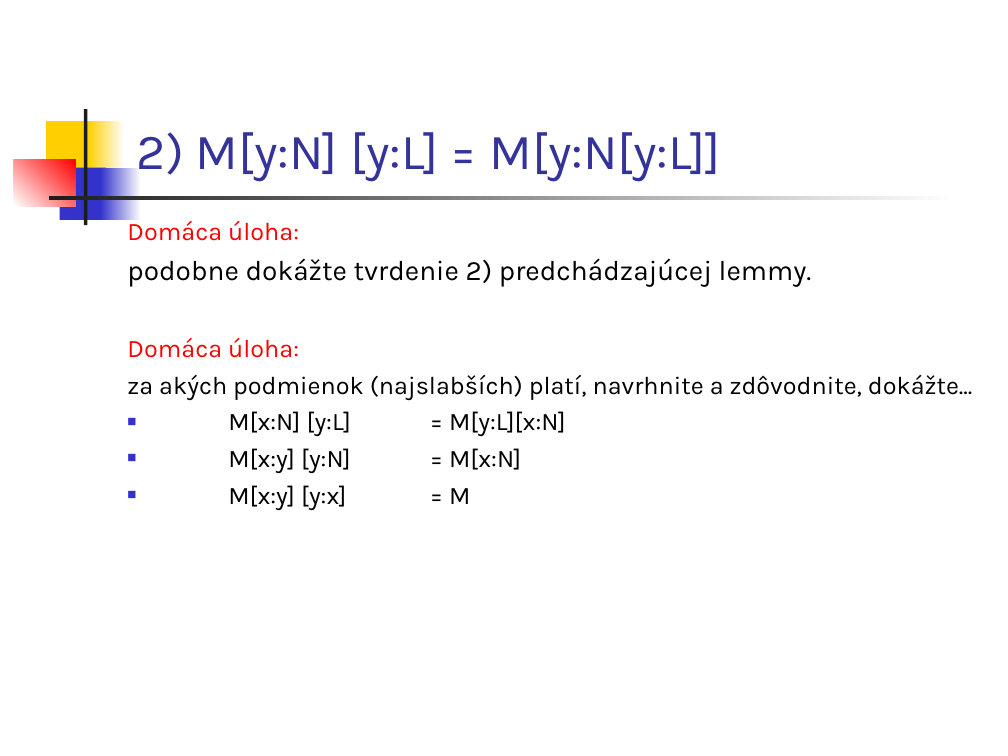
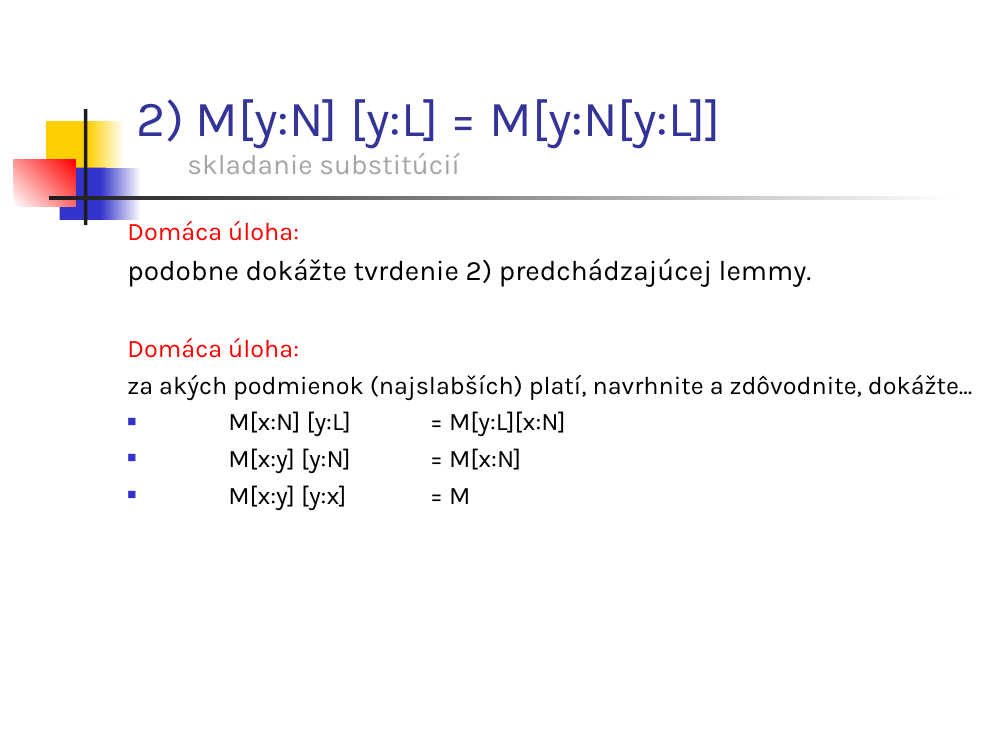
Before and after one commit to Funkcionalne/Prednasky, a slide deck: slide 20 of 05/05_fpro.ppt (slide 18 before the commit). Drawn at 1008x756 pixels with LibreOffice and Linux fonts; fonts in the diff are those of the drawing. Boxes give left, top, right and bottom in pixels: in the first picture for what was removed or moved away, otherwise in the second. Text is boxed around its words. In the diff, an @@ line names an element or a change of style, - is before the commit and + after.

```diff
--- a/05/05_fpro.ppt
+++ b/05/05_fpro.ppt
@@ title at [137, 99, 720, 174]: text changed @@
-2) M[y:N] [y:L] = M[y:N[y:L]]
+2) M[y:N] [y:L] = M[y:N[y:L]]
+skladanie substitúcií
```
Also in this commit, not shown: 11 other slides changed, 3 slides added, 6 other files.
